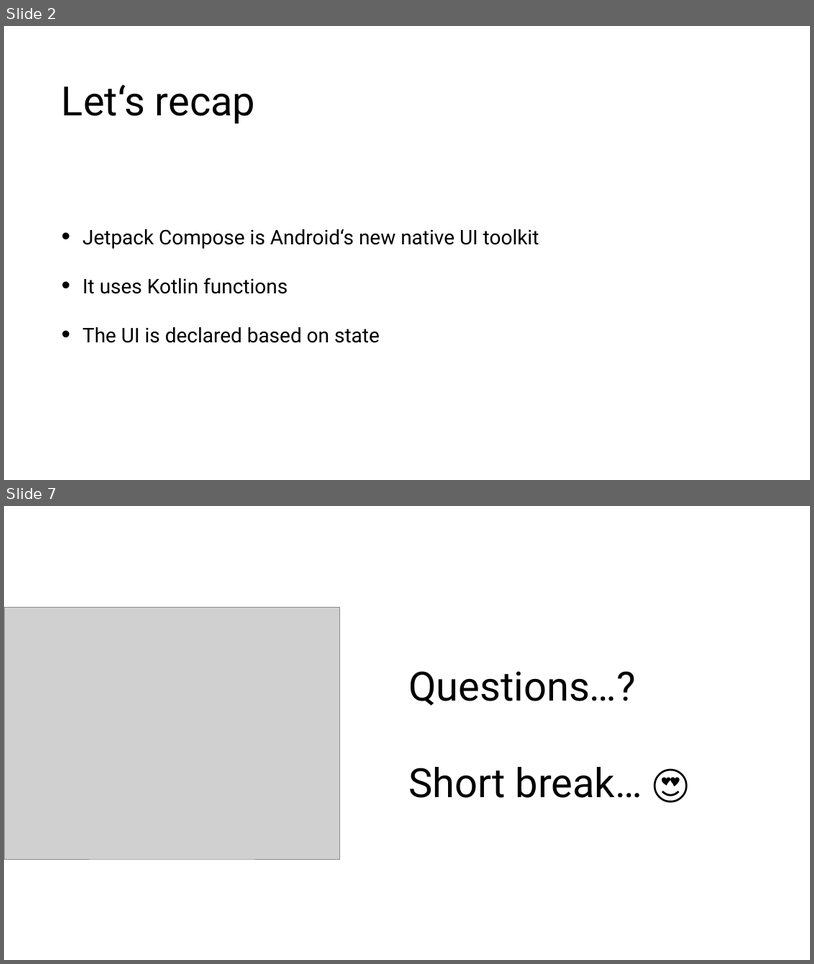
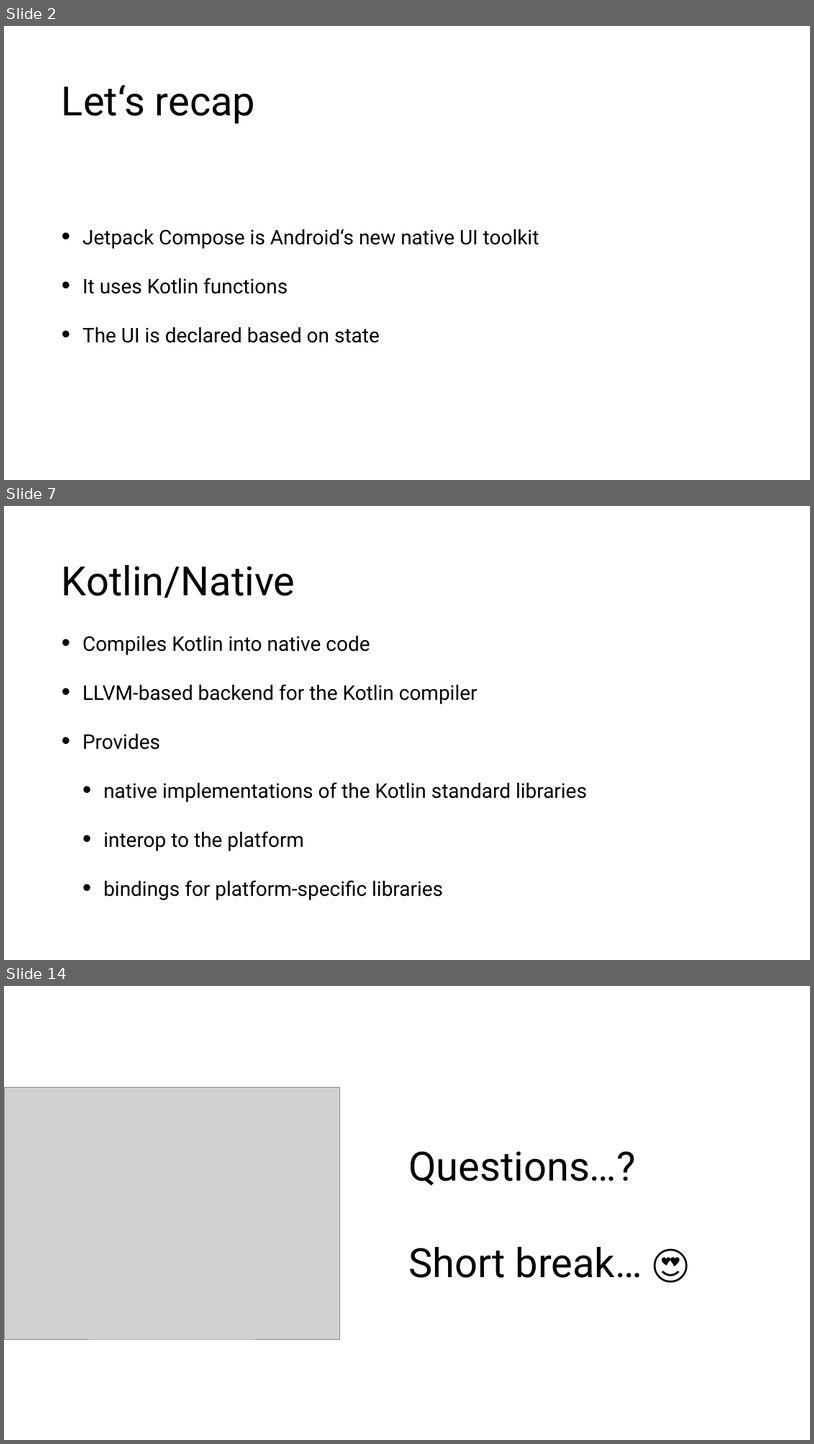
Before and after one commit to tkuenneth/compose_workshop, a slide deck: slides/06_Beyond Android.pptx. Shown one above the other, each under a label of ours: slides 2 and 7 before the commit, slides 2, 7 and 14 after it; the slides between them are not shown. The pictures are 814x964 and 814x1444 pixels, drawn with LibreOffice and Linux fonts; fonts in the diff are those of the drawing; grey boxes stand for pictures; background and template pictures are left out. Boxes give left, top, right and bottom in pixels: in the first picture for what was removed or moved away, otherwise in the second. Text is boxed around its words. In the diff, an @@ line names an element or a change of style, - is before the commit and + after.

```diff
--- a/slides/06_Beyond Android.pptx
+++ b/slides/06_Beyond Android.pptx
@@ slide 7 added at [4,506,810,960], background #FFFFFF @@
@@ title added at [62,565,296,598], 96 pt, text #000000 @@
+Kotlin/Native
@@ text added at [82,636,587,900], 48 pt, text #000000 @@
+• Compiles Kotlin into native code
+• LLVM-based backend for the Kotlin compiler
+• Provides
+  • native implementations of the Kotlin standard libraries
+  • interop to the platform
+  • bindings for platform-specific libraries
@@ what was slide 7 is now slide 14 @@
```
Also in this commit, not shown: 3 slides changed, 7 other slides added, 1 slide removed.
